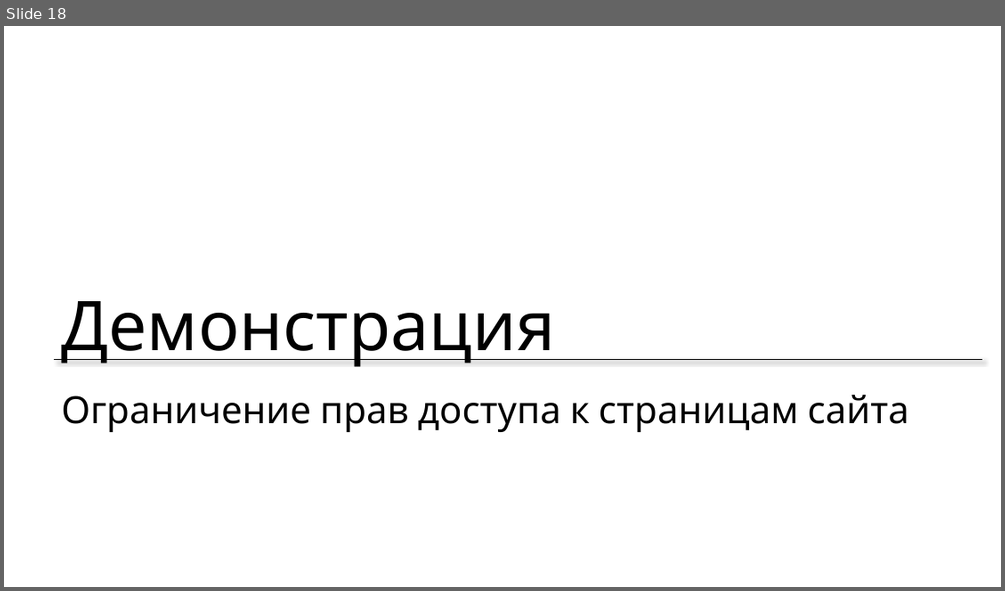
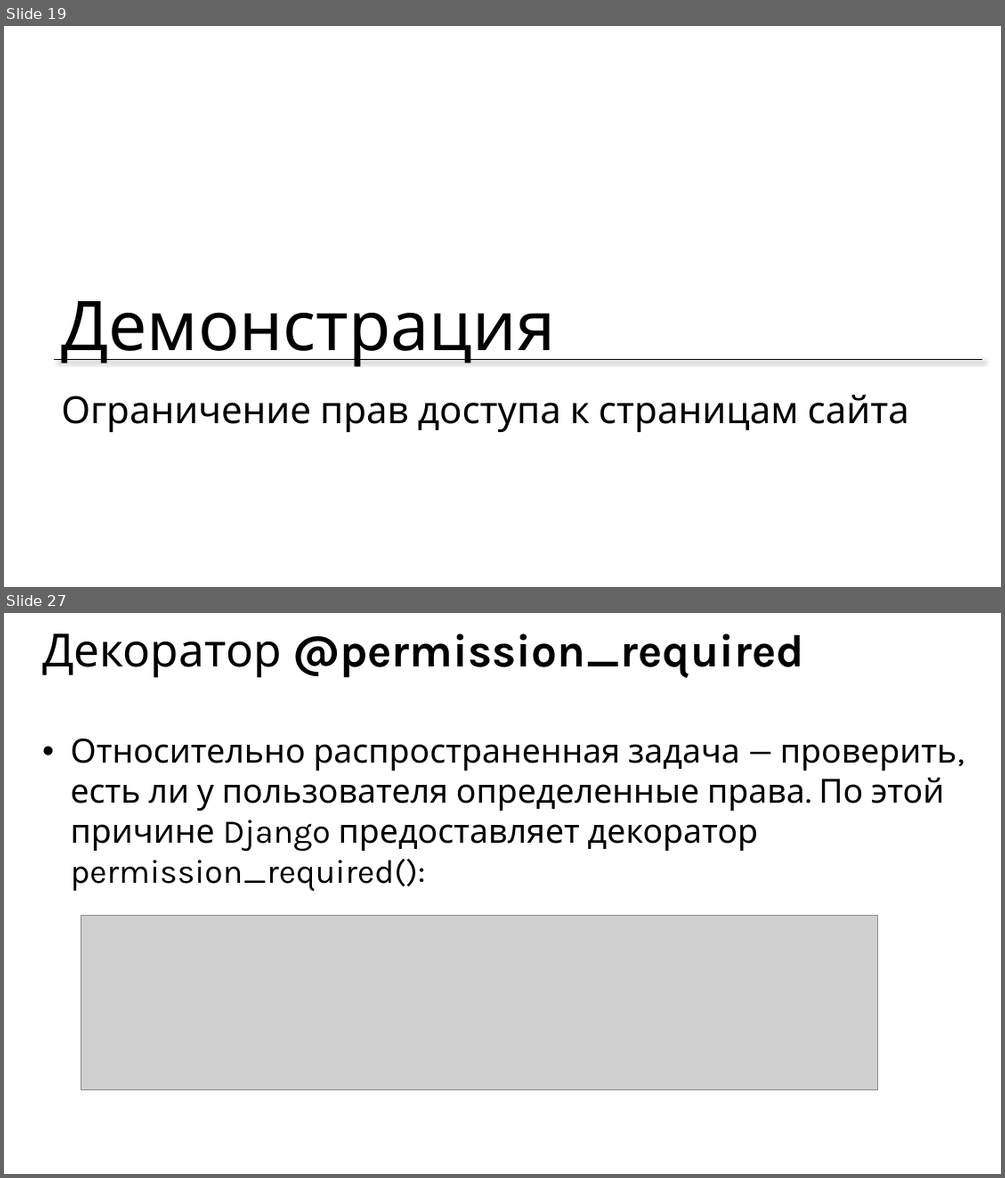
Before and after one commit to maxchv/LearnPython, a slide deck: week14/auth.pptx. Shown one above the other, each under a label of ours: slide 18 before the commit, slides 19 and 27 after it; the slides between them are not shown. The pictures are 1005x591 and 1005x1178 pixels, drawn with LibreOffice and Linux fonts; fonts in the diff are those of the drawing; grey boxes stand for pictures. Boxes give left, top, right and bottom in pixels: in the first picture for what was removed or moved away, otherwise in the second. Text is boxed around its words. In the diff, an @@ line names an element or a change of style, - is before the commit and + after.

Commit message:
Added demo how to use permissions and presentation signals

```diff
--- a/week14/auth.pptx
+++ b/week14/auth.pptx
@@ slide 27 added at [4,613,1001,1174], background #FFFFFF @@
@@ title added at [42,633,804,678], 44 pt, text #000000, bold @@
+Декоратор @permission_required
@@ text added at [71,738,957,891], 32 pt, text #000000 @@
+• Относительно распространенная задача — проверить, есть ли у пользователя определенные права. По этой причине Django предоставляет декоратор permission_required():
@@ picture added at [81,915,877,1089] @@
@@ what was slide 18 is now slide 19 @@
```
Also in this commit, not shown: 2 slides changed, 11 other slides added, 12 slides removed, 39 other files.
